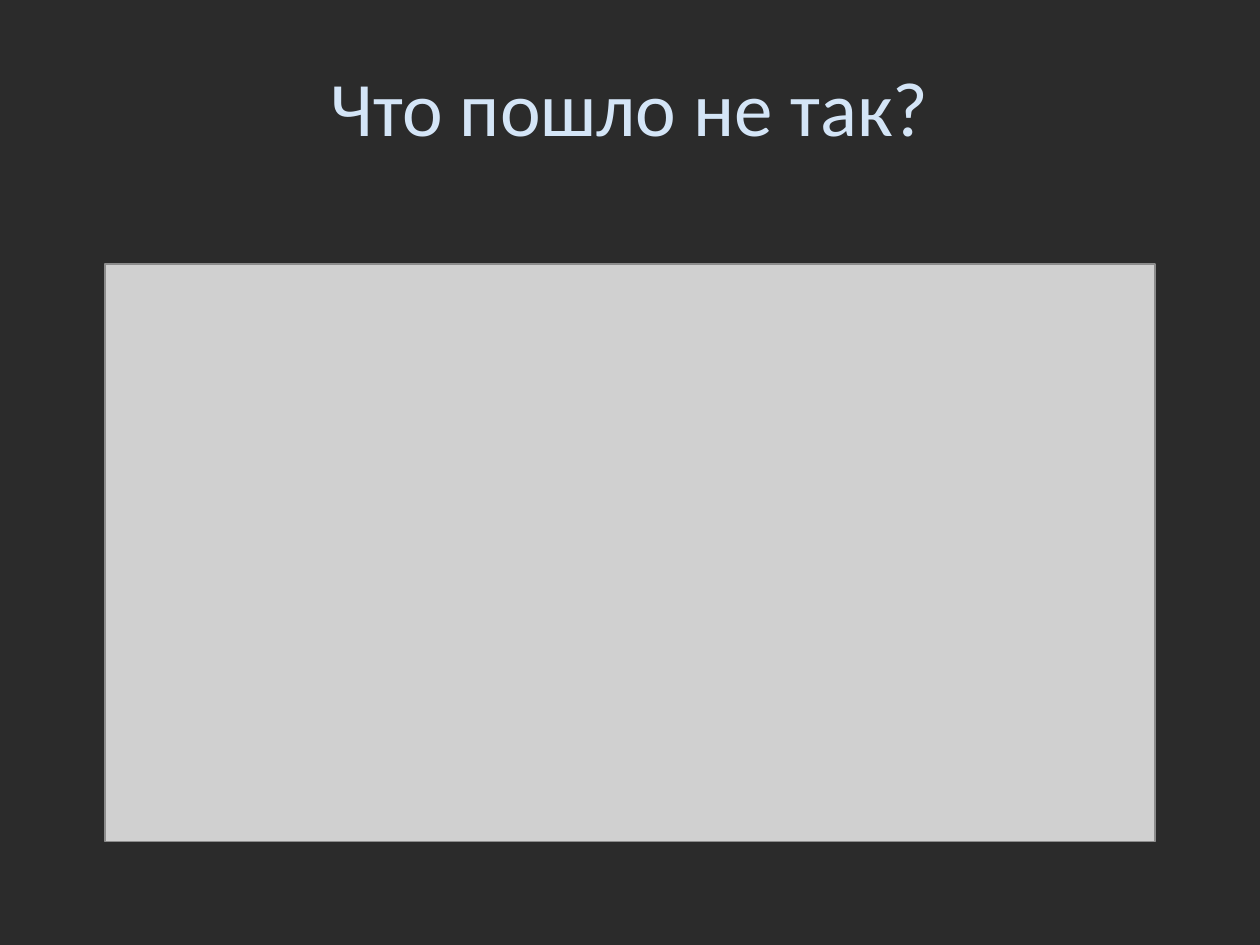
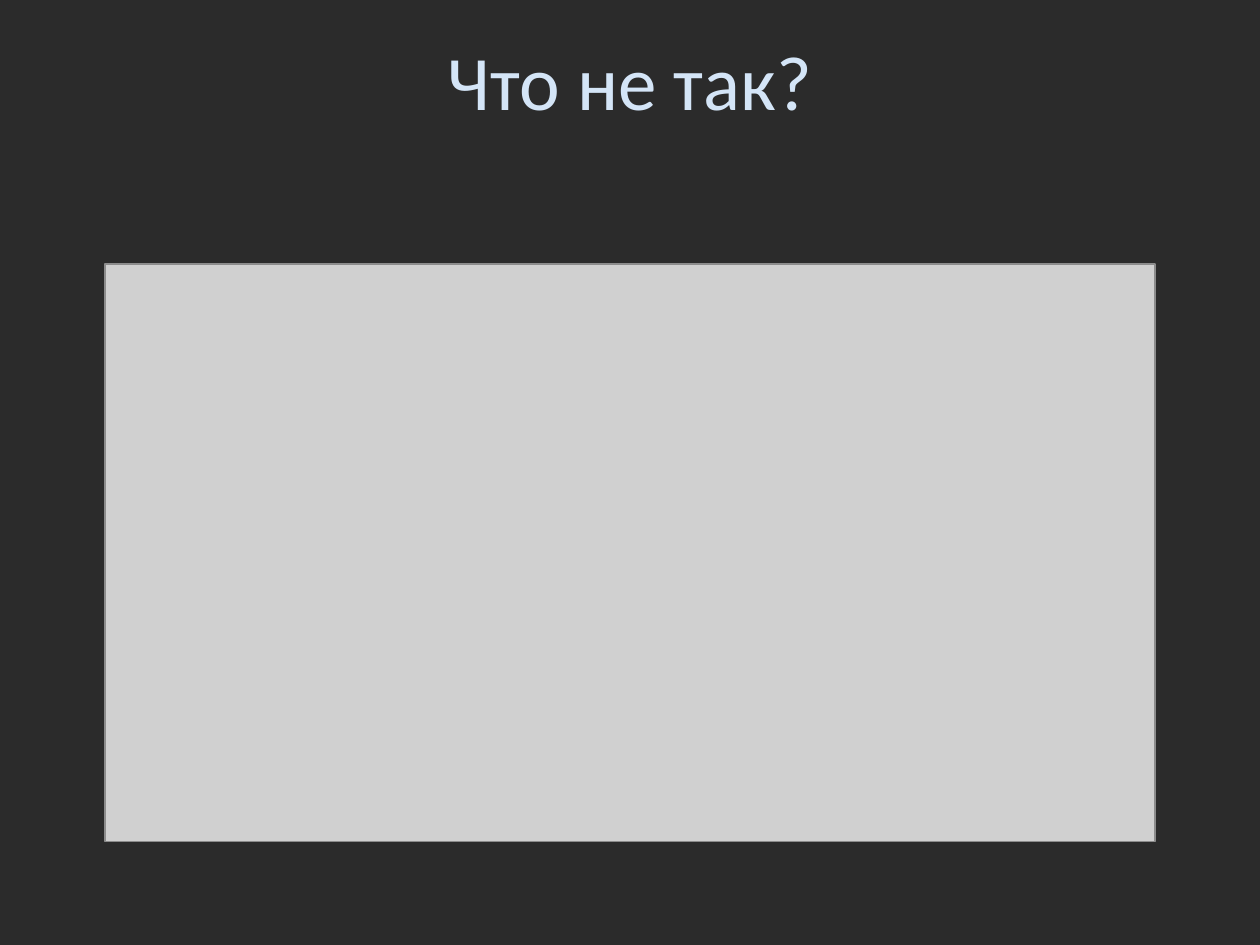
Before and after one commit to SkibaSAY/Doclad_Sniffers, a slide deck: slide 20 of Доклад_Снифферы.pptx. Drawn at 1260x945 pixels with LibreOffice and Linux fonts; fonts in the diff are those of the drawing; grey boxes stand for pictures; background and template pictures are left out; a plain dark background stands for a picture behind light text. Boxes give left, top, right and bottom in pixels: in the first picture for what was removed or moved away, otherwise in the second. Text is boxed around its words. In the diff, an @@ line names an element or a change of style, - is before the commit and + after.

```diff
--- a/Доклад_Снифферы.pptx
+++ b/Доклад_Снифферы.pptx
@@ title at (447, 57, 812, 111): text changed @@
-Что пошло не так?
+Что не так?
```
Also in this commit, not shown: 18 other slides changed, 10 slides added, 3 slides removed, 1 other file.
